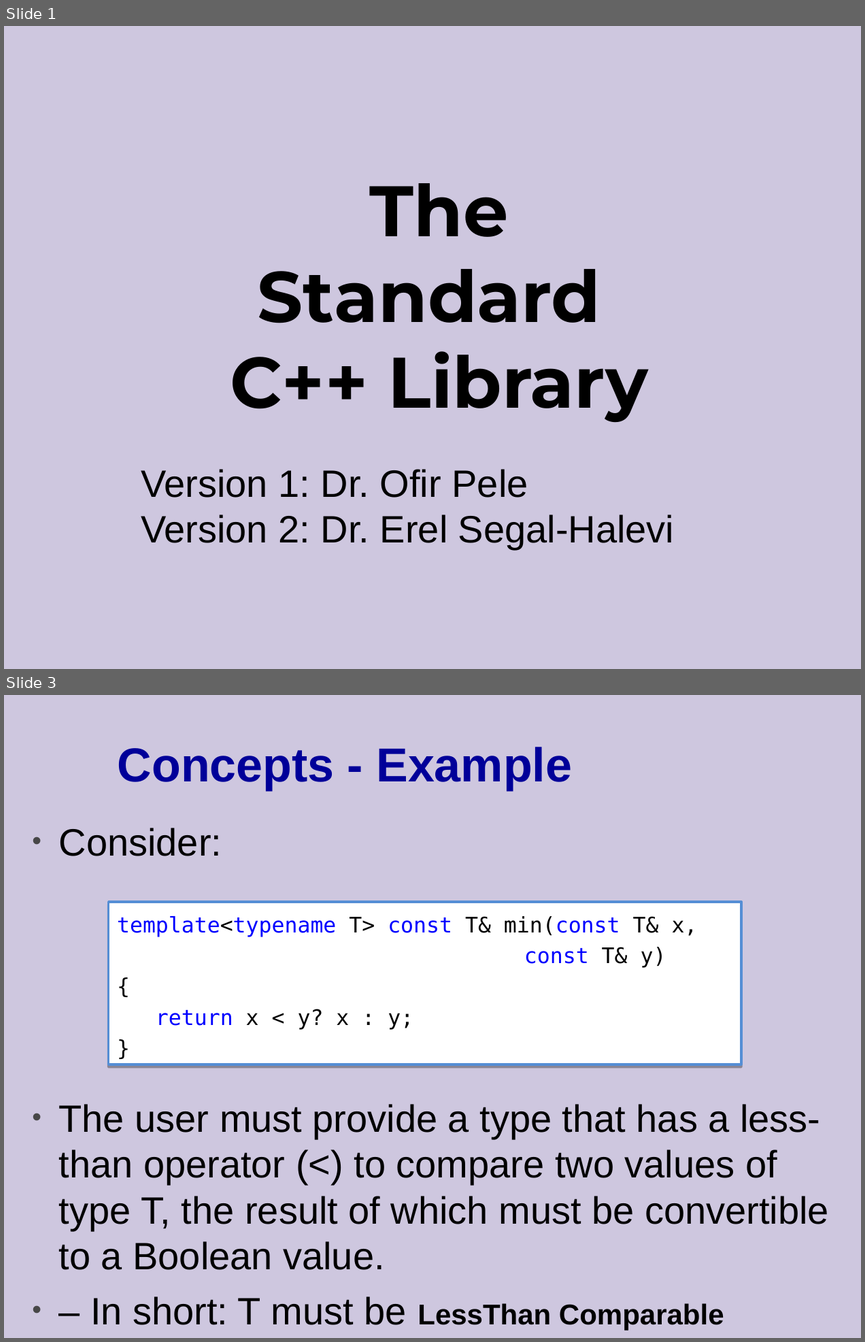
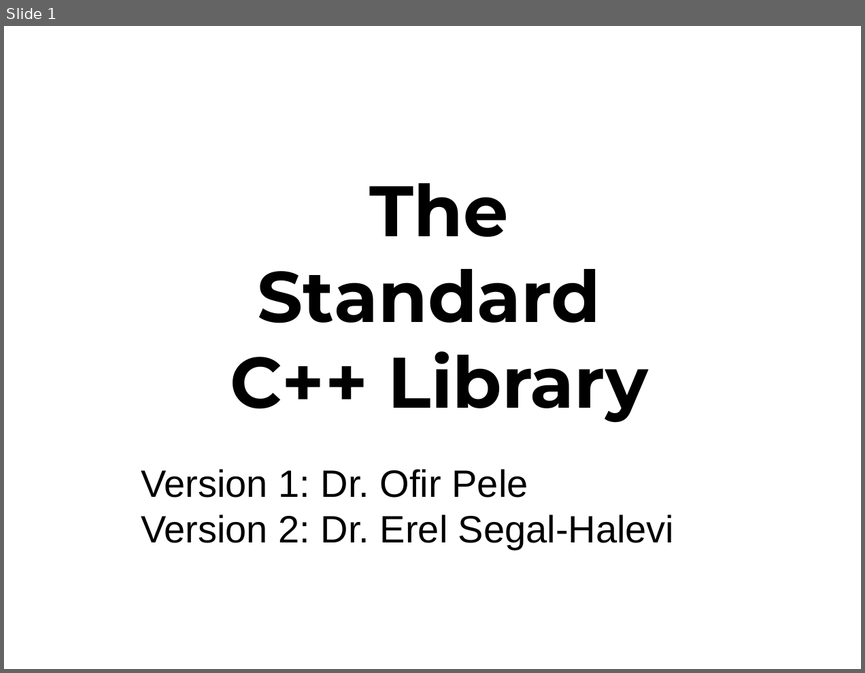
Before and after one commit to cpp-at-ariel/cpp-5779, a slide deck: 10-stl-containers/slides-containers.odp. Shown one above the other, each under a label of ours: slides 1 and 3 before the commit, slide 1 after it; the slides between them are not shown. The pictures are 865x1342 and 865x673 pixels, drawn with LibreOffice and Linux fonts; fonts in the diff are those of the drawing. Boxes give left, top, right and bottom in pixels: in the first picture for what was removed or moved away, otherwise in the second. Text is boxed around its words. In the diff, an @@ line names an element or a change of style, - is before the commit and + after.

```diff
--- a/10-stl-containers/slides-containers.odp
+++ b/10-stl-containers/slides-containers.odp
@@ slide 3 removed at box(4, 695, 861, 1338), background #CEC7DF @@
@@ title removed at box(118, 747, 572, 790) @@
-Concepts - Example
@@ text removed at box(59, 828, 829, 1330) @@
-• Consider:
-• The user must provide a type that has a less-than operator (<) to compare two values of type T, the result of which must be convertible to a Boolean value.
-• – In short: T must be LessThan Comparable
@@ rectangle removed at box(109, 902, 741, 1064) @@
-template<typename T> const T& min(const T& x,
-const T& y)
-{
-return x < y? x : y;
-}
@@ slide 1 changed as well @@
@@ background #CEC7DF to #FFFFFF @@
```
Also in this commit, not shown: 33 other slides changed, 1 other slide removed, 5 other files.
